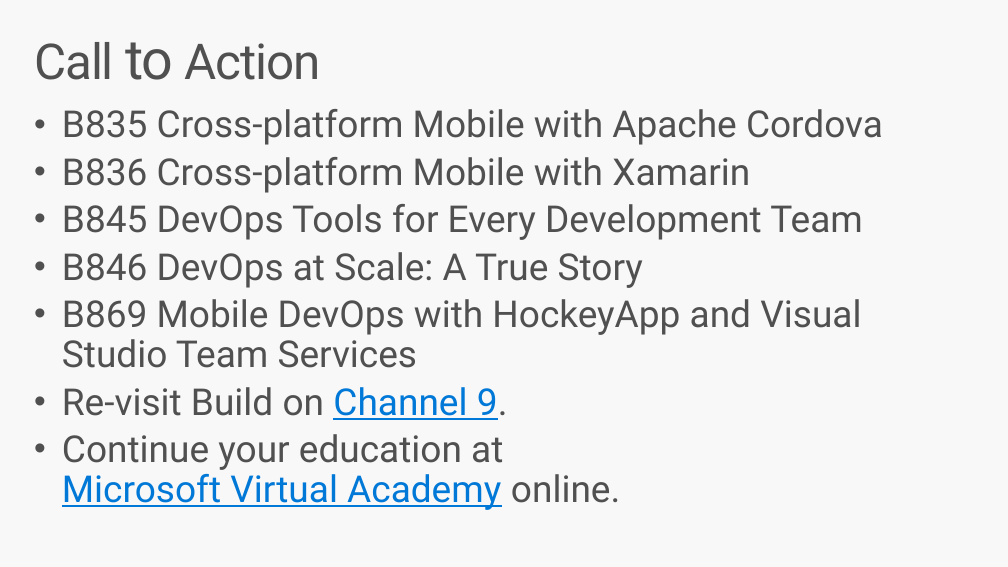
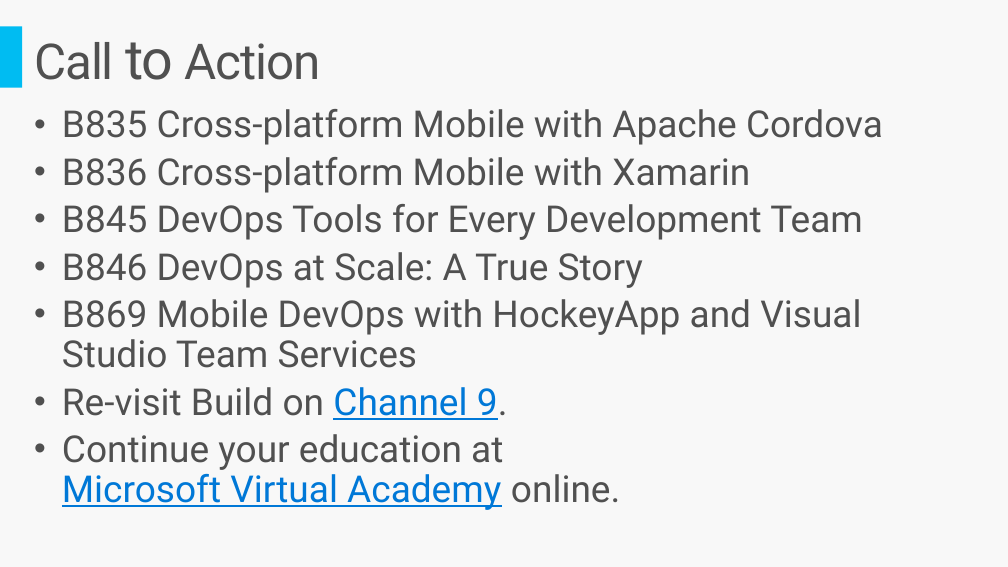
Before and after one commit to sriramdasbalaji/CodeLabs-MobileDevOps, a slide deck: slide 13 of Module2-CI/Slides/Mobile DevOps Module 2.pptx (slide 11 before the commit). Drawn at 1008x567 pixels with LibreOffice and Linux fonts; fonts in the diff are those of the drawing. Boxes give left, top, right and bottom in pixels: in the first picture for what was removed or moved away, otherwise in the second. Text is boxed around its words. In the diff, an @@ line names an element or a change of style, - is before the commit and + after.

```diff
--- a/Module2-CI/Slides/Mobile DevOps Module 2.pptx
+++ b/Module2-CI/Slides/Mobile DevOps Module 2.pptx
@@ rectangle added at box(0, 27, 22, 88), fill #00BCF2 @@
```
Also in this commit, not shown: 3 other slides changed, 3 slides added, 1 slide removed, 2 other files.
